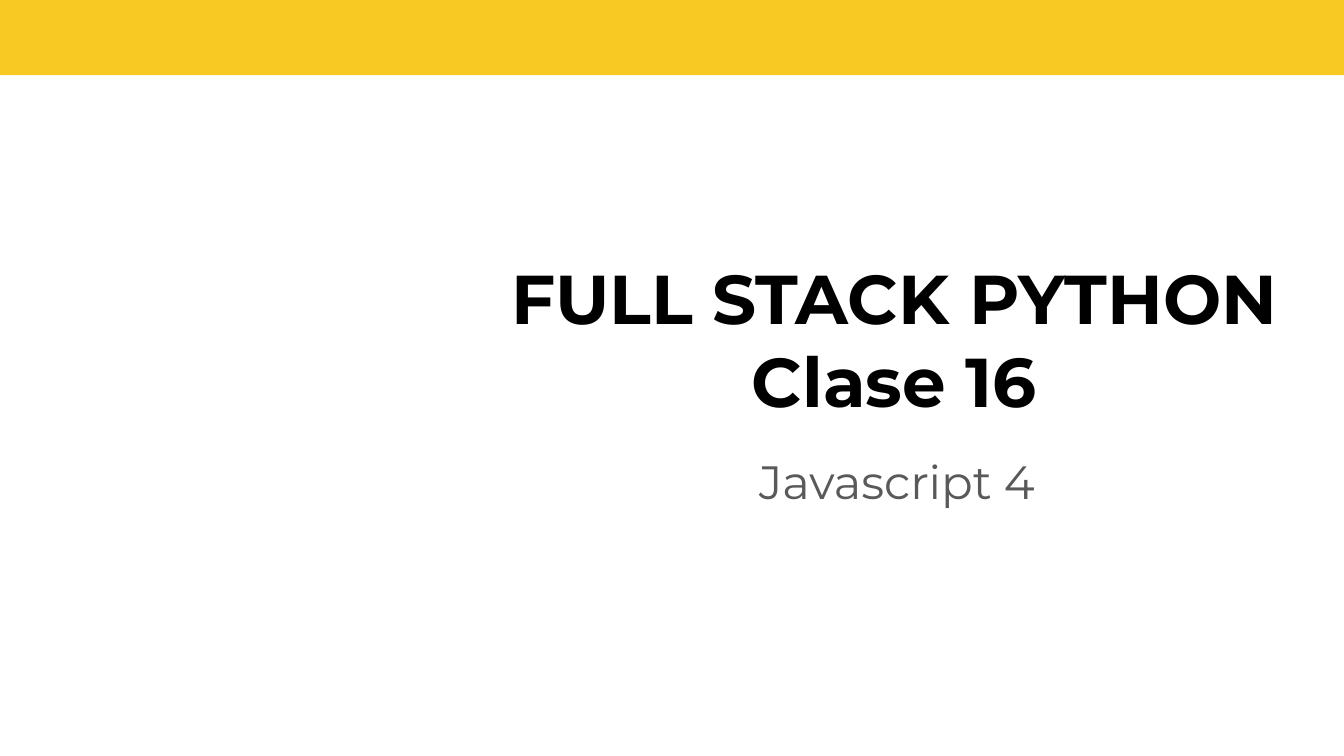
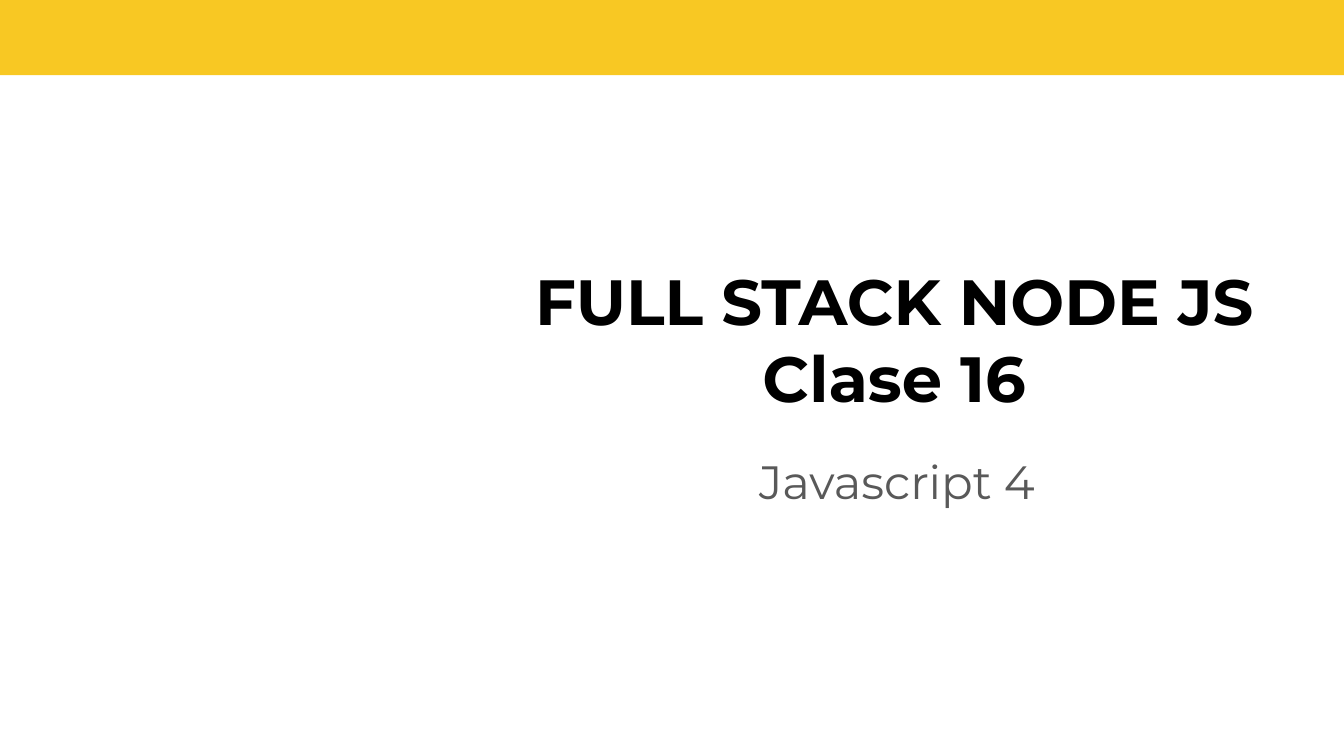
Before and after one commit to DevJumpProf/comision_24255, a slide deck: slide 1 of PRESENTACIONES/Clase 16. JS 4.pptx. Drawn at 1344x756 pixels with LibreOffice and Linux fonts; fonts in the diff are those of the drawing; background and template pictures are left out. Boxes give left, top, right and bottom in pixels: in the first picture for what was removed or moved away, otherwise in the second. Text is boxed around its words. In the diff, an @@ line names an element or a change of style, - is before the commit and + after.

```diff
--- a/PRESENTACIONES/Clase 16. JS 4.pptx
+++ b/PRESENTACIONES/Clase 16. JS 4.pptx
@@ text at (535, 279, 1253, 326): text changed; size 37 to 34.2 pt @@
-FULL STACK PYTHON
+FULL STACK NODE JS
@@ text at (762, 354, 1026, 403): size 37 to 34.2 pt in "Clase 16" @@
```
Also in this commit, not shown: 5 other files.
